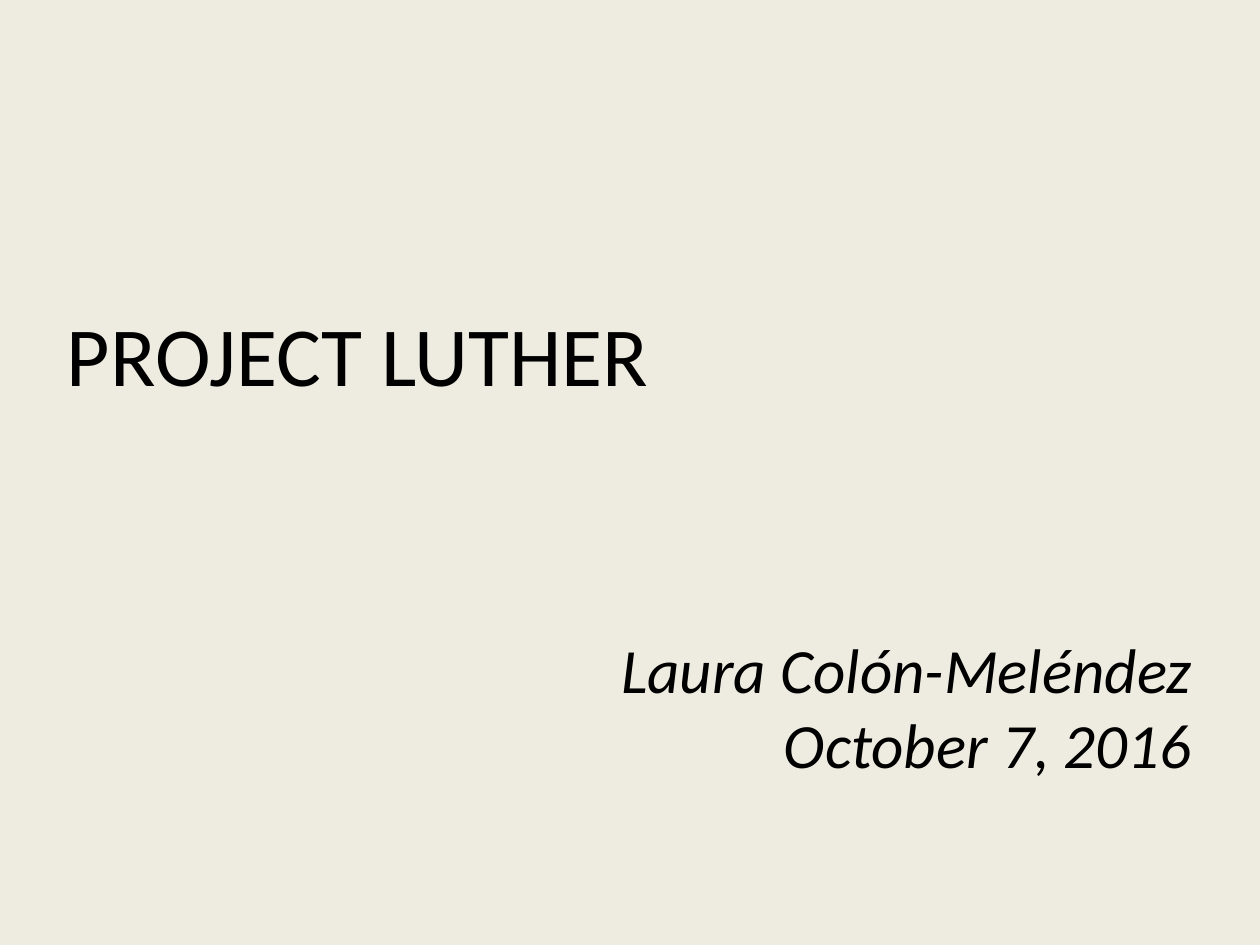
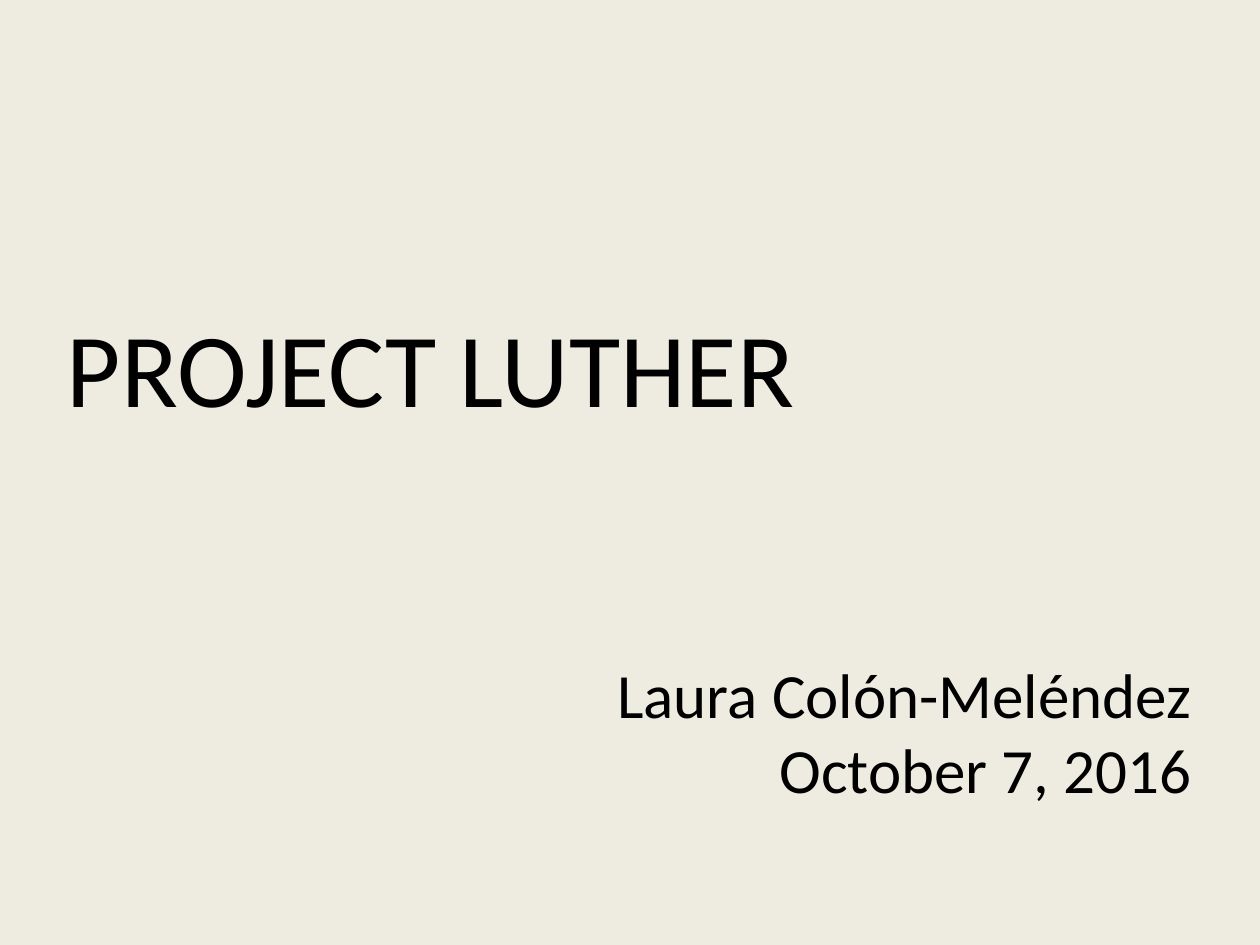
Before and after one commit to karmacelina/predicting_movie_widest_release, a slide deck: slide 1 of Luther_presentation.pptx. Drawn at 1260x945 pixels with LibreOffice and Linux fonts; fonts in the diff are those of the drawing. Boxes give left, top, right and bottom in pixels: in the first picture for what was removed or moved away, otherwise in the second. Text is boxed around its words. In the diff, an @@ line names an element or a change of style, - is before the commit and + after.

```diff
--- a/Luther_presentation.pptx
+++ b/Luther_presentation.pptx
@@ text "PROJECT LUTHER" at bbox=[67, 339, 1192, 801]: size 48 to 60 pt in "PROJECT LUTHER"; italic off in "Laura Colón-Meléndez", "October 7, 2016" @@
```
Also in this commit, not shown: 5 other slides changed, 3 slides added, 3 slides removed.
